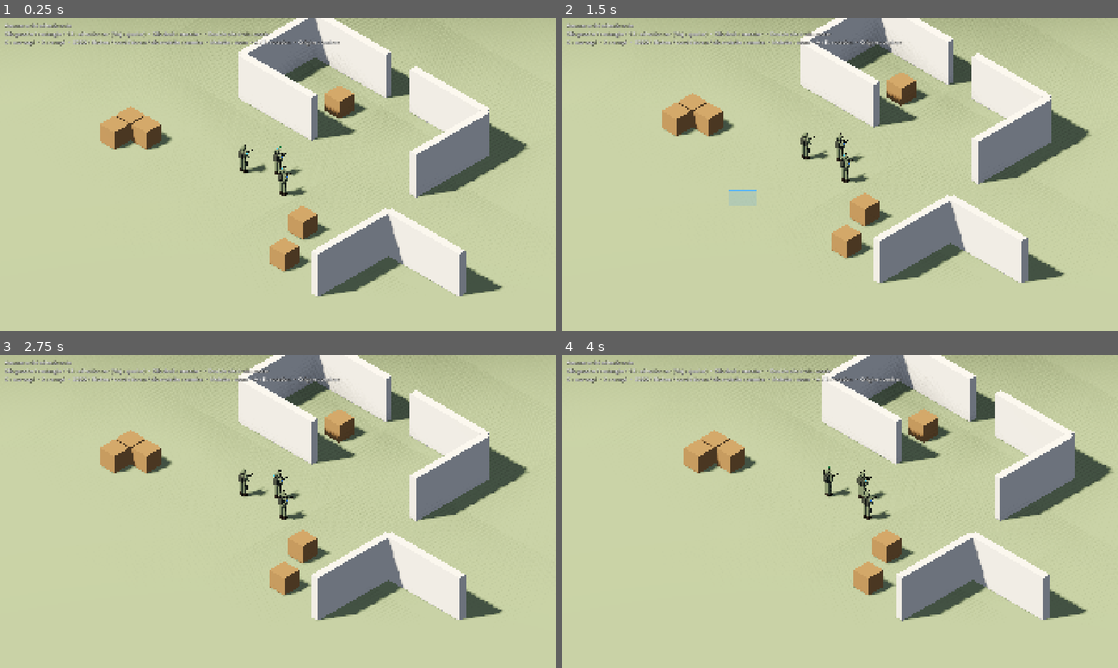
Above: before the commit, frames 1-4 (two rows, left to right).
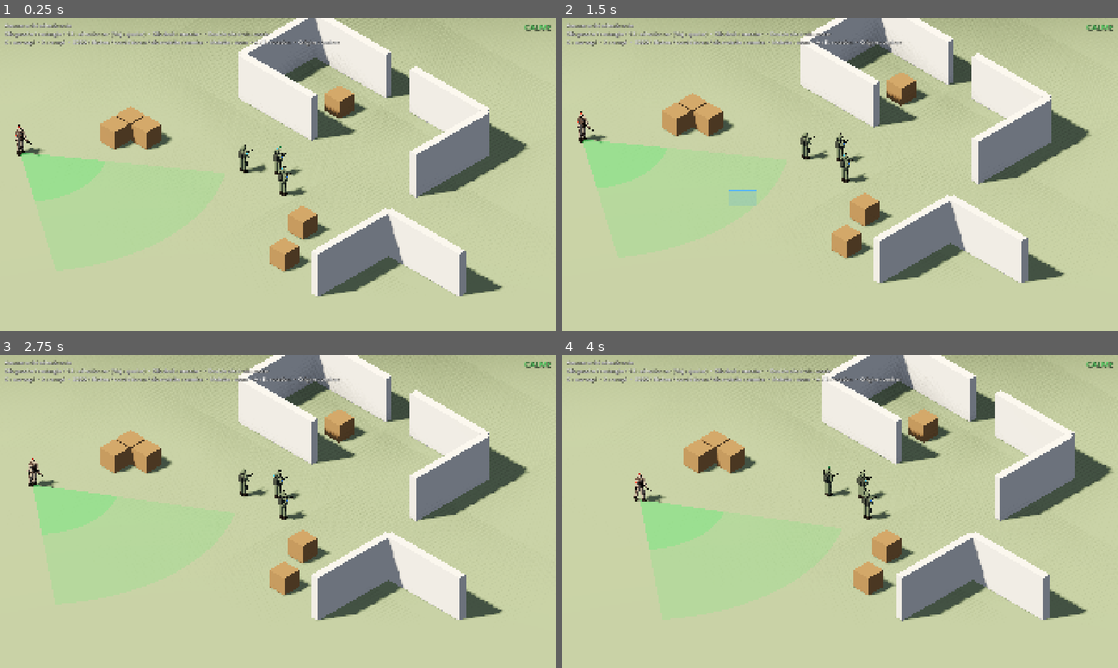
Above: after the commit, the same moments.

Repository: HackTechDev/Commando
Game: Godot game, scene res://scenes/levels/sandbox/sandbox.tscn
Same seed, same stepped clock (60 frames per second), same inputs: the game is played once before the commit and once after it.
Inputs (mouse positions are in pixels of both pictures, inside the frame that each line leads up to):
- Up to frame 1 (0.25 s): no input
- Up to frame 2 (1.5 s): tap Enter at 0.5 s; move the mouse to (962, 158) at 0.52 s; tap S (camera_back) at 0.6 s; click (962, 158) at 0.67 s; drag from (728, 190) to (812, 237) at 1.27 s
- Up to frame 3 (2.75 s): move the mouse to (333, 442) at 2.02 s; hold Home (camera_focus) from 2.03 s (still down); click (333, 442) at 2.17 s
- Up to frame 4 (4 s): release Home (camera_focus) at 2.75 s; drag from (812, 574) to (673, 464) at 2.77 s; move the mouse to (1006, 558) at 3.52 s; tap A (camera_left) at 3.6 s; click (1006, 558) at 3.67 s

The runs differ from the first frame. In frame 1, 1.8% of the frame differs, in the area x 2-100%, y 2-59%; in frame 2, 1.8%; in frame 3, 1.8%, in the area x 5-100%, y 2-58%; in frame 4, 1.8%.

Commit message:
Ajout d'un ennemi avec patrouille et cône de vision
Cône au sol occulté par les obstacles, zones proche et lointaine,
jauge de détection, états patrouille / suspicion / alerte et
indicateur d'alerte dans le HUD.

Co-Authored-By: Claude Fable 5.2 <noreply@anthropic.com>

Diff:
--- /dev/null
+++ b/data/enemies/soldier.tres
@@ -0,0 +1,10 @@
+[gd_resource type="Resource" script_class="EnemyStats" load_steps=2 format=3]
+
+[ext_resource type="Script" path="res://scripts/resources/enemy_stats.gd" id="1"]
+
+[resource]
+script = ExtResource("1")
+patrol_speed = 1.6
+patrol_pause = 2.0
+detection_time = 1.6
+forget_time = 3.0
--- /dev/null
+++ b/data/enemies/soldier_vision.tres
@@ -0,0 +1,9 @@
+[gd_resource type="Resource" script_class="VisionConfig" load_steps=2 format=3]
+
+[ext_resource type="Script" path="res://scripts/resources/vision_config.gd" id="1"]
+
+[resource]
+script = ExtResource("1")
+fov_degrees = 70.0
+near_range = 5.0
+far_range = 12.0
--- /dev/null
+++ b/scenes/enemies/enemy.tscn
@@ -0,0 +1,76 @@
+[gd_scene load_steps=12 format=3]
+
+[ext_resource type="Script" path="res://scripts/enemies/enemy.gd" id="1"]
+[ext_resource type="Script" path="res://scripts/units/soldier_model.gd" id="2"]
+[ext_resource type="Script" path="res://scripts/components/vision_component.gd" id="3"]
+[ext_resource type="Resource" path="res://data/enemies/soldier.tres" id="4"]
+[ext_resource type="Resource" path="res://data/enemies/soldier_vision.tres" id="5"]
+
+[sub_resource type="CapsuleShape3D" id="shape"]
+radius = 0.32
+height = 1.8
+
+[sub_resource type="QuadMesh" id="bar"]
+size = Vector2(0.9, 0.1)
+
+[sub_resource type="StandardMaterial3D" id="bar_back"]
+shading_mode = 0
+albedo_color = Color(0, 0, 0, 0.6)
+transparency = 1
+billboard_mode = 1
+billboard_keep_scale = true
+no_depth_test = true
+
+[sub_resource type="StandardMaterial3D" id="bar_fill"]
+shading_mode = 0
+albedo_color = Color(1, 0.8, 0.15, 1)
+billboard_mode = 1
+billboard_keep_scale = true
+no_depth_test = true
+render_priority = 1
+
+[node name="Enemy" type="CharacterBody3D" groups=["enemies"]]
+collision_layer = 8
+collision_mask = 3
+script = ExtResource("1")
+stats = ExtResource("4")
+
+[node name="CollisionShape3D" type="CollisionShape3D" parent="."]
+transform = Transform3D(1, 0, 0, 0, 1, 0, 0, 0, 1, 0, 0.9, 0)
+shape = SubResource("shape")
+
+[node name="SoldierModel" type="Node3D" parent="."]
+script = ExtResource("2")
+uniform_color = Color(0.45, 0.4, 0.33, 1)
+gear_color = Color(0.22, 0.17, 0.14, 1)
+team_color = Color(0.95, 0.15, 0.1, 1)
+
+[node name="VisionComponent" type="Node3D" parent="."]
+script = ExtResource("3")
+config = ExtResource("5")
+
+[node name="Gauge" type="Node3D" parent="."]
+transform = Transform3D(1, 0, 0, 0, 1, 0, 0, 0, 1, 0, 2.3, 0)
+
+[node name="Back" type="MeshInstance3D" parent="Gauge"]
+cast_shadow = 0
+mesh = SubResource("bar")
+material_override = SubResource("bar_back")
+
+[node name="Fill" type="MeshInstance3D" parent="Gauge"]
+cast_shadow = 0
+mesh = SubResource("bar")
+material_override = SubResource("bar_fill")
+
+[node name="Mark" type="Label3D" parent="Gauge"]
+transform = Transform3D(1, 0, 0, 0, 1, 0, 0, 0, 1, 0, 0.3, 0)
+billboard = 1
+no_depth_test = true
+font_size = 96
+outline_size = 16
+text = "?"
+
+[node name="NavigationAgent3D" type="NavigationAgent3D" parent="."]
+path_desired_distance = 0.4
+path_height_offset = 0.5
+target_desired_distance = 0.25
--- a/scenes/levels/sandbox/sandbox.tscn
+++ b/scenes/levels/sandbox/sandbox.tscn
@@ -6,6 +6,15 @@
 [ext_resource type="PackedScene" path="res://scenes/props/wall.tscn" id="4"]
 [ext_resource type="PackedScene" path="res://scenes/props/crate.tscn" id="5"]
 [ext_resource type="Script" path="res://scripts/ui/player_controller.gd" id="6"]
+[ext_resource type="PackedScene" path="res://scenes/enemies/enemy.tscn" id="7"]
+[ext_resource type="Script" path="res://scripts/ui/alert_indicator.gd" id="8"]
+
+[sub_resource type="Curve3D" id="patrol_a"]
+_data = {
+"points": PackedVector3Array(0, 0, 0, 0, 0, 0, -12, 0, 11, 0, 0, 0, 0, 0, 0, 3, 0, 12, 0, 0, 0, 0, 0, 0, 3, 0, 17, 0, 0, 0, 0, 0, 0, -12, 0, 17),
+"tilts": PackedFloat32Array(0, 0, 0, 0)
+}
+point_count = 4
 
 [sub_resource type="Environment" id="env"]
 background_mode = 1
@@ -139,3 +148,29 @@
 offset_bottom = 90.0
 theme_override_colors/font_shadow_color = Color(0, 0, 0, 0.8)
 theme_override_font_sizes/font_size = 18
+
+[node name="AlertLabel" type="Label" parent="HUD"]
+anchors_preset = 1
+anchor_left = 1.0
+anchor_right = 1.0
+offset_left = -320.0
+offset_top = 12.0
+offset_right = -16.0
+offset_bottom = 52.0
+grow_horizontal = 0
+theme_override_colors/font_shadow_color = Color(0, 0, 0, 0.8)
+theme_override_font_sizes/font_size = 28
+text = "CALME"
+horizontal_alignment = 2
+script = ExtResource("8")
+
+[node name="PatrolPaths" type="Node3D" parent="."]
+
+[node name="PatrolA" type="Path3D" parent="PatrolPaths"]
+curve = SubResource("patrol_a")
+
+[node name="Enemies" type="Node3D" parent="."]
+
+[node name="Soldier1" parent="Enemies" node_paths=PackedStringArray("patrol_path") instance=ExtResource("7")]
+transform = Transform3D(0, 0, -1, 0, 1, 0, 1, 0, 0, -12, 0, 11)
+patrol_path = NodePath("../../PatrolPaths/PatrolA")
--- a/scripts/autoload/game_state.gd
+++ b/scripts/autoload/game_state.gd
@@ -10,3 +10,17 @@
 		if value != alert_level:
 			alert_level = value
 			alert_level_changed.emit(alert_level)
+
+
+## Recalcule le niveau d'alerte global d'après l'état des ennemis.
+func refresh_alert() -> void:
+	var level := AlertLevel.CALM
+	for node in get_tree().get_nodes_in_group(&"enemies"):
+		var enemy := node as Enemy
+		if enemy == null:
+			continue
+		if enemy.state == Enemy.State.ALERT:
+			level = AlertLevel.ALARM
+		elif enemy.state == Enemy.State.SUSPICIOUS and level == AlertLevel.CALM:
+			level = AlertLevel.SUSPICION
+	alert_level = level
--- /dev/null
+++ b/scripts/components/vision_component.gd
@@ -0,0 +1,127 @@
+class_name VisionComponent
+extends Node3D
+## Cône de vision d'un ennemi : détection des commandos et affichage au sol.
+##
+## Le cône regarde vers -Z du parent. Deux zones : proche (détection
+## immédiate) et lointaine (cibles debout uniquement). La vue est occultée
+## par les murs (couche 2).
+
+enum Zone { NONE, NEAR, FAR }
+
+const MASK_OCCLUDERS := 0b10
+const GROUND_OFFSET := 0.06
+
+@export var config: VisionConfig
+@export var calm_color := Color(0.25, 0.85, 0.35)
+@export var suspicious_color := Color(1.0, 0.8, 0.15)
+@export var alert_color := Color(1.0, 0.2, 0.15)
+@export_range(0.0, 1.0) var near_alpha: float = 0.45
+@export_range(0.0, 1.0) var far_alpha: float = 0.2
+
+var _mesh := ImmediateMesh.new()
+var _material := StandardMaterial3D.new()
+
+
+func _ready() -> void:
+	_material.shading_mode = BaseMaterial3D.SHADING_MODE_UNSHADED
+	_material.transparency = BaseMaterial3D.TRANSPARENCY_ALPHA
+	_material.vertex_color_use_as_albedo = true
+	_material.cull_mode = BaseMaterial3D.CULL_DISABLED
+	_material.albedo_color = calm_color
+	var instance := MeshInstance3D.new()
+	instance.mesh = _mesh
+	instance.material_override = _material
+	instance.cast_shadow = GeometryInstance3D.SHADOW_CASTING_SETTING_OFF
+	add_child(instance)
+
+
+func _physics_process(_delta: float) -> void:
+	_rebuild_cone()
+
+
+## Zone du cône dans laquelle `target` est visible, ou `Zone.NONE`.
+func check(target: Commando) -> Zone:
+	var offset := to_local(target.global_position)
+	offset.y = 0.0
+	var zone := zone_for(offset, target.posture, config)
+	if zone == Zone.NONE:
+		return Zone.NONE
+	var eye := global_position + Vector3.UP * config.eye_height
+	var aim := target.global_position + Vector3.UP * _target_height(target.posture)
+	var query := PhysicsRayQueryParameters3D.create(eye, aim, MASK_OCCLUDERS)
+	if not get_world_3d().direct_space_state.intersect_ray(query).is_empty():
+		return Zone.NONE
+	return zone
+
+
+## Logique pure : zone pour une position exprimée dans le repère du cône
+## (sans tenir compte des obstacles).
+static func zone_for(local_offset: Vector3, posture: SoldierModel.Posture, vision: VisionConfig) -> Zone:
+	var planar := Vector2(local_offset.x, local_offset.z)
+	var distance := planar.length()
+	if distance > vision.far_range:
+		return Zone.NONE
+	if distance > 0.001:
+		var angle := absf(atan2(planar.x, -planar.y))
+		if angle > deg_to_rad(vision.fov_degrees) * 0.5:
+			return Zone.NONE
+	if distance <= vision.near_range:
+		return Zone.NEAR
+	return Zone.FAR if posture == SoldierModel.Posture.STANDING else Zone.NONE
+
+
+## Couleur du cône selon l'état de l'ennemi.
+func set_cone_color(color: Color) -> void:
+	_material.albedo_color = color
+
+
+func _target_height(posture: SoldierModel.Posture) -> float:
+	match posture:
+		SoldierModel.Posture.CROUCHED:
+			return 0.8
+		SoldierModel.Posture.PRONE:
+			return 0.25
+	return 1.4
+
+
+func _rebuild_cone() -> void:
+	_mesh.clear_surfaces()
+	var space := get_world_3d().direct_space_state
+	var origin := global_position + Vector3.UP * config.cone_ray_height
+	var half_fov := deg_to_rad(config.fov_degrees) * 0.5
+	var directions: Array[Vector3] = []
+	var reaches: Array[float] = []
+	for i in config.segments + 1:
+		var angle := -half_fov + 2.0 * half_fov * float(i) / float(config.segments)
+		var direction := Vector3(sin(angle), 0.0, -cos(angle))
+		var world_direction := global_basis * direction
+		var query := PhysicsRayQueryParameters3D.create(origin, origin + world_direction * config.far_range, MASK_OCCLUDERS)
+		var hit := space.intersect_ray(query)
+		var reach := config.far_range
+		if not hit.is_empty():
+			reach = origin.distance_to(hit["position"])
+		directions.append(direction)
+		reaches.append(reach)
+
+	var up := Vector3.UP * GROUND_OFFSET
+	var near_color := Color(1.0, 1.0, 1.0, near_alpha)
+	var far_color := Color(1.0, 1.0, 1.0, far_alpha)
+	_mesh.surface_begin(Mesh.PRIMITIVE_TRIANGLES)
+	for i in config.segments:
+		var near_a := minf(reaches[i], config.near_range)
+		var near_b := minf(reaches[i + 1], config.near_range)
+		_mesh.surface_set_color(near_color)
+		_mesh.surface_add_vertex(up)
+		_mesh.surface_add_vertex(up + directions[i] * near_a)
+		_mesh.surface_add_vertex(up + directions[i + 1] * near_b)
+		if reaches[i] > config.near_range or reaches[i + 1] > config.near_range:
+			var far_a := maxf(reaches[i], near_a)
+			var far_b := maxf(reaches[i + 1], near_b)
+			_mesh.surface_set_color(far_color)
+			_mesh.surface_add_vertex(up + directions[i] * near_a)
+			_mesh.surface_add_vertex(up + directions[i] * far_a)
+			_mesh.surface_add_vertex(up + directions[i + 1] * far_b)
+			_mesh.surface_add_vertex(up + directions[i] * near_a)
+			_mesh.surface_add_vertex(up + directions[i + 1] * far_b)
+			_mesh.surface_add_vertex(up + directions[i + 1] * near_b)
+	_mesh.surface_end()
--- /dev/null
+++ b/scripts/enemies/enemy.gd
@@ -0,0 +1,161 @@
+class_name Enemy
+extends CharacterBody3D
+## Soldat ennemi : patrouille, détection progressive et alerte.
+##
+## Machine à états minimale (jalon M3) :
+## - PATROL : suit les points du `patrol_path` avec une pause à chacun
+##   (ou garde son poste s'il n'a pas de chemin) ;
+## - SUSPICIOUS : la jauge de détection monte, il s'arrête et regarde la cible ;
+## - ALERT : cible repérée, il lui fait face tant qu'il s'en souvient.
+
+enum State { PATROL, SUSPICIOUS, ALERT }
+
+signal state_changed(state: State)
+
+@export var stats: EnemyStats
+## Chemin de patrouille (points de la courbe), parcouru en boucle.
+@export var patrol_path: Path3D
+
+var state: State = State.PATROL
+## Jauge de détection, de 0 (rien vu) à 1 (repéré).
+var detection: float = 0.0
+
+var _waypoints: Array[Vector3] = []
+var _waypoint_index: int = 0
+var _pause_left: float = 0.0
+var _target: Commando
+var _last_seen: Vector3
+var _memory_left: float = 0.0
+var _gravity: float = ProjectSettings.get_setting("physics/3d/default_gravity")
+
+@onready var _agent: NavigationAgent3D = $NavigationAgent3D
+@onready var _model: SoldierModel = $SoldierModel
+@onready var _vision: VisionComponent = $VisionComponent
+@onready var _gauge: Node3D = $Gauge
+@onready var _gauge_fill: MeshInstance3D = $Gauge/Fill
+@onready var _mark: Label3D = $Gauge/Mark
+
+
+func _ready() -> void:
+	if patrol_path and patrol_path.curve:
+		for i in patrol_path.curve.point_count:
+			_waypoints.append(patrol_path.to_global(patrol_path.curve.get_point_position(i)))
+	if not _waypoints.is_empty():
+		_agent.target_position = _waypoints[0]
+	_update_feedback()
+
+
+func _physics_process(delta: float) -> void:
+	_update_detection(delta)
+	_update_state()
+
+	var horizontal := Vector3.ZERO
+	match state:
+		State.PATROL:
+			horizontal = _patrol(delta)
+		State.SUSPICIOUS, State.ALERT:
+			_face(_last_seen - global_position, delta)
+
+	velocity.x = horizontal.x
+	velocity.z = horizontal.z
+	velocity.y = 0.0 if is_on_floor() else velocity.y - _gravity * delta
+	move_and_slide()
+	_model.move_ratio = Vector2(velocity.x, velocity.z).length() / stats.patrol_speed * 0.6
+	_update_feedback()
+
+
+func _update_detection(delta: float) -> void:
+	var best_zone := VisionComponent.Zone.NONE
+	var best_distance := INF
+	_target = null
+	for node in get_tree().get_nodes_in_group(&"commandos"):
+		var commando := node as Commando
+		if commando == null:
+			continue
+		var zone := _vision.check(commando)
+		if zone == VisionComponent.Zone.NONE:
+			continue
+		var distance := global_position.distance_to(commando.global_position)
+		if distance < best_distance:
+			best_distance = distance
+			best_zone = zone
+			_target = commando
+
+	if _target:
+		_last_seen = _target.global_position
+		_memory_left = stats.alert_memory
+		if best_zone == VisionComponent.Zone.NEAR:
+			detection = 1.0
+		else:
+			var config := _vision.config
+			var closeness := 1.0 - inverse_lerp(config.near_range, config.far_range, best_distance)
+			detection += delta / stats.detection_time * lerpf(0.6, 1.6, closeness)
+	elif state == State.ALERT:
+		_memory_left -= delta
+		if _memory_left <= 0.0:
+			detection = 0.0
+	else:
+		detection -= delta / stats.forget_time
+	detection = clampf(detection, 0.0, 1.0)
+
+
+func _update_state() -> void:
+	var new_state := State.PATROL
+	if detection >= 1.0:
+		new_state = State.ALERT
+	elif state == State.ALERT and detection > 0.0:
+		new_state = State.ALERT
+	elif detection >= stats.suspicion_threshold or (state == State.SUSPICIOUS and detection > 0.0):
+		new_state = State.SUSPICIOUS
+	if new_state == state:
+		return
+	state = new_state
+	if state == State.ALERT and _target:
+		EventBus.unit_spotted.emit(_target, self)
+	elif state == State.PATROL and not _waypoints.is_empty():
+		_agent.target_position = _waypoints[_waypoint_index]
+	state_changed.emit(state)
+	GameState.refresh_alert()
+
+
+func _patrol(delta: float) -> Vector3:
+	if _waypoints.is_empty():
+		return Vector3.ZERO
+	if _pause_left > 0.0:
+		_pause_left -= delta
+		if _pause_left <= 0.0:
+			_waypoint_index = (_waypoint_index + 1) % _waypoints.size()
+			_agent.target_position = _waypoints[_waypoint_index]
+		return Vector3.ZERO
+	if _agent.is_navigation_finished():
+		_pause_left = maxf(stats.patrol_pause, 0.01)
+		return Vector3.ZERO
+	var to_next := _agent.get_next_path_position() - global_position
+	to_next.y = 0.0
+	if to_next.length_squared() < 0.0001:
+		return Vector3.ZERO
+	_face(to_next, delta)
+	return to_next.normalized() * stats.patrol_speed
+
+
+func _face(direction: Vector3, delta: float) -> void:
+	direction.y = 0.0
+	if direction.length_squared() < 0.0001:
+		return
+	var target_yaw := atan2(-direction.x, -direction.z)
+	rotation.y = lerp_angle(rotation.y, target_yaw, 1.0 - exp(-stats.turn_speed * delta))
+
+
+func _update_feedback() -> void:
+	var color := _vision.calm_color
+	if state == State.ALERT:
+		color = _vision.alert_color
+	elif state == State.SUSPICIOUS:
+		color = _vision.suspicious_color
+	_vision.set_cone_color(color)
+	_gauge.visible = detection > 0.0
+	_gauge_fill.scale.x = maxf(detection, 0.001)
+	var material := _gauge_fill.material_override as StandardMaterial3D
+	material.albedo_color = _vision.suspicious_color.lerp(_vision.alert_color, detection)
+	_mark.text = "!" if state == State.ALERT else "?"
+	_mark.modulate = color
--- /dev/null
+++ b/scripts/resources/enemy_stats.gd
@@ -0,0 +1,16 @@
+class_name EnemyStats
+extends Resource
+## Statistiques d'équilibrage d'un type d'ennemi.
+
+@export var patrol_speed: float = 1.6
+@export var turn_speed: float = 6.0
+## Pause à chaque point de patrouille, en secondes.
+@export var patrol_pause: float = 2.0
+## Temps pour remplir la jauge de détection en zone lointaine (à mi-distance).
+@export var detection_time: float = 1.6
+## Temps pour vider la jauge quand plus rien n'est visible.
+@export var forget_time: float = 3.0
+## Seuil de jauge à partir duquel l'ennemi devient suspicieux.
+@export_range(0.0, 1.0) var suspicion_threshold: float = 0.2
+## Durée pendant laquelle l'alerte persiste après la perte de vue.
+@export var alert_memory: float = 4.0
--- /dev/null
+++ b/scripts/resources/vision_config.gd
@@ -0,0 +1,16 @@
+class_name VisionConfig
+extends Resource
+## Paramètres du cône de vision d'un type d'ennemi.
+
+## Ouverture totale du cône, en degrés.
+@export_range(10.0, 180.0) var fov_degrees: float = 70.0
+## Zone proche : détection immédiate, quelle que soit la posture.
+@export var near_range: float = 5.0
+## Zone lointaine : détection progressive, uniquement des cibles debout.
+@export var far_range: float = 12.0
+## Hauteur des yeux.
+@export var eye_height: float = 1.6
+## Hauteur des rayons servant à dessiner le cône au sol.
+@export var cone_ray_height: float = 1.0
+## Nombre de segments du cône affiché.
+@export_range(8, 128) var segments: int = 48
--- /dev/null
+++ b/scripts/ui/alert_indicator.gd
@@ -0,0 +1,20 @@
+extends Label
+## Indicateur d'alerte global du HUD.
+
+
+func _ready() -> void:
+	GameState.alert_level_changed.connect(_on_alert_level_changed)
+	_on_alert_level_changed(GameState.alert_level)
+
+
+func _on_alert_level_changed(level: GameState.AlertLevel) -> void:
+	match level:
+		GameState.AlertLevel.CALM:
+			text = "CALME"
+			modulate = Color(0.4, 0.9, 0.45)
+		GameState.AlertLevel.SUSPICION:
+			text = "SUSPICION"
+			modulate = Color(1.0, 0.8, 0.15)
+		GameState.AlertLevel.ALARM:
+			text = "REPÉRÉ !"
+			modulate = Color(1.0, 0.25, 0.2)
Not shown, added: scripts/components/vision_component.gd.uid
Not shown, added: scripts/enemies/enemy.gd.uid
Not shown, added: scripts/resources/enemy_stats.gd.uid
Not shown, added: scripts/resources/vision_config.gd.uid
Not shown, added: scripts/ui/alert_indicator.gd.uid
Not shown, changed: CHANGELOG.md
Not shown, changed: DECISIONS.md
